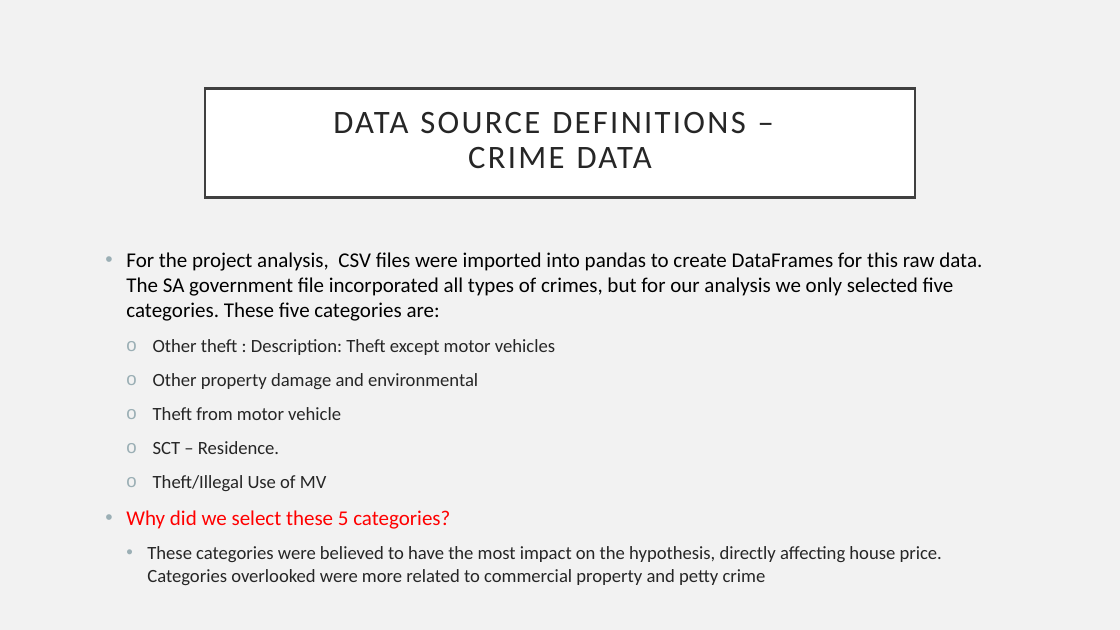
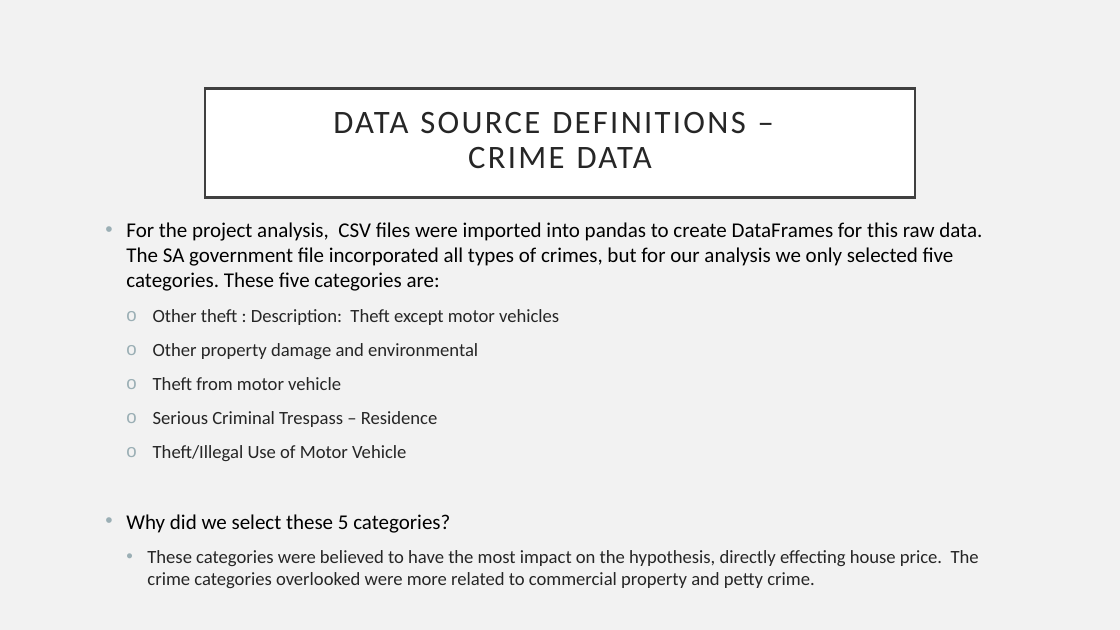
Before and after one commit to Sprettle/Chevrolet-Chilis, a slide deck: slide 4 of Project 1 Presentation.pptx. Drawn at 1120x630 pixels with LibreOffice and Linux fonts; fonts in the diff are those of the drawing. Boxes give left, top, right and bottom in pixels: in the first picture for what was removed or moved away, otherwise in the second. Text is boxed around its words. In the diff, an @@ line names an element or a change of style, - is before the commit and + after.

Commit message:
Update

```diff
--- a/Project 1 Presentation.pptx
+++ b/Project 1 Presentation.pptx
@@ text "For the project analysis, CSV ...": place and size @@
-text "For the project analysis, CSV ..." at (126, 252, 982, 585)
+text "For the project analysis, CSV ..." at (126, 222, 982, 588)
@@ text at (153, 411, 438, 461): text changed @@
-  o SCT – Residence.
-  o Theft/Illegal Use of MV
+  o Serious Criminal Trespass – Residence
+  o Theft/Illegal Use of Motor Vehicle
@@ text at (126, 514, 450, 533): text colour #FF0000 to #000000 in "Why did we select these 5 categories?" @@
@@ text at (147, 550, 979, 588): text changed @@
-  • These categories were believed to have the most impact on the hypothesis, directly affecting house price. Categories overlooked were more related to commercial property and petty crime
+  • These categories were believed to have the most impact on the hypothesis, directly effecting house price. The crime categories overlooked were more related to commercial property and petty crime.
```
Also in this commit, not shown: 10 other slides changed, 4 slides added, 2 slides removed.
